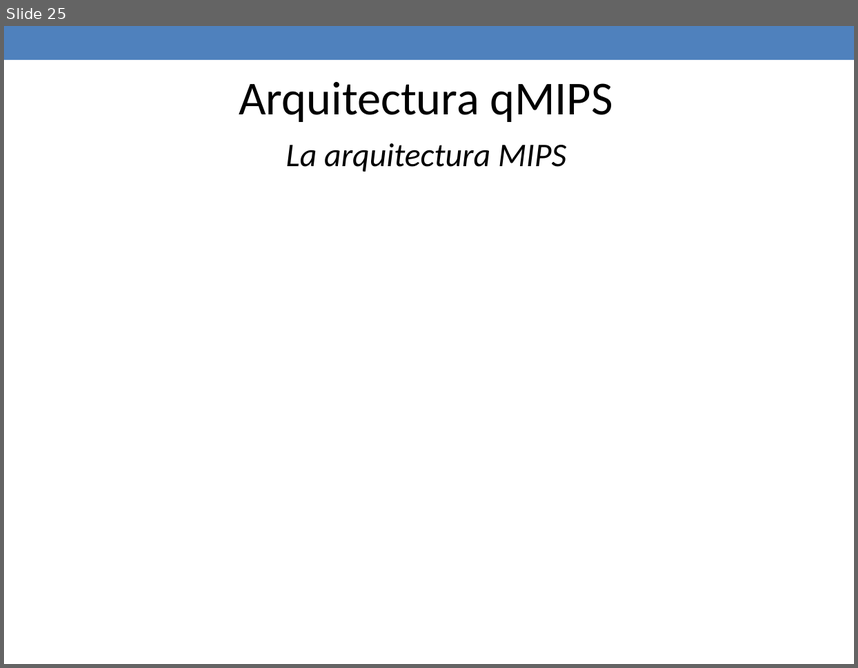
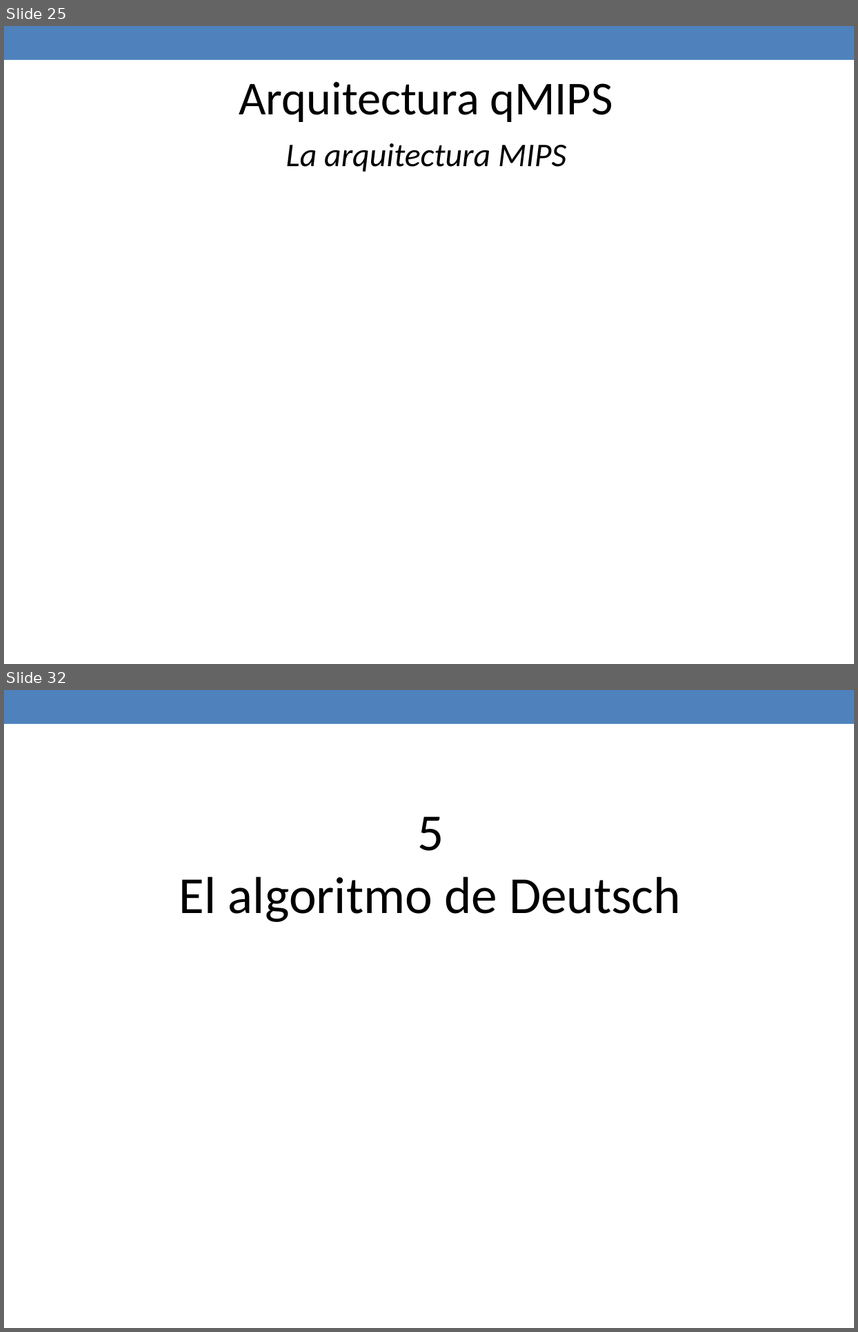
Before and after one commit to jaimecp89/qMIPS101, a slide deck: qMIPS/doc/Presentacion PFC.pptx. Shown one above the other, each under a label of ours: slide 25 before the commit, slides 25 and 32 after it; the slides between them are not shown. The pictures are 858x668 and 858x1332 pixels, drawn with LibreOffice and Linux fonts; fonts in the diff are those of the drawing. Boxes give left, top, right and bottom in pixels: in the first picture for what was removed or moved away, otherwise in the second. Text is boxed around its words. In the diff, an @@ line names an element or a change of style, - is before the commit and + after.

```diff
--- a/qMIPS/doc/Presentacion PFC.pptx
+++ b/qMIPS/doc/Presentacion PFC.pptx
@@ slide 32 added at (x1=4, y1=690, x2=854, y2=1328), background #FFFFFF; not listed: 1 template element that a slide beside it also shows @@
@@ text added at (x1=179, y1=816, x2=681, y2=922), 44 pt, text #000000 @@
+5
+El algoritmo de Deutsch
```
Also in this commit, not shown: 3 slides changed, 10 other slides added, 1 other file.
